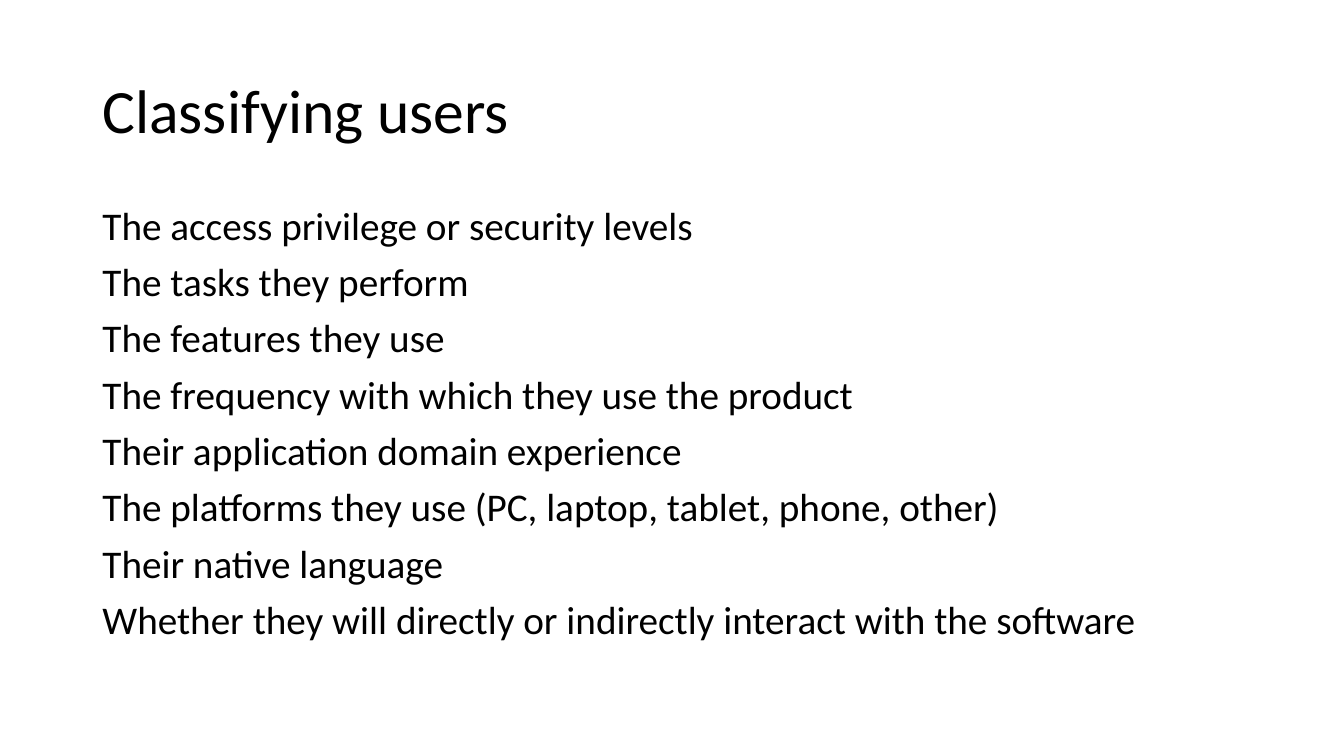
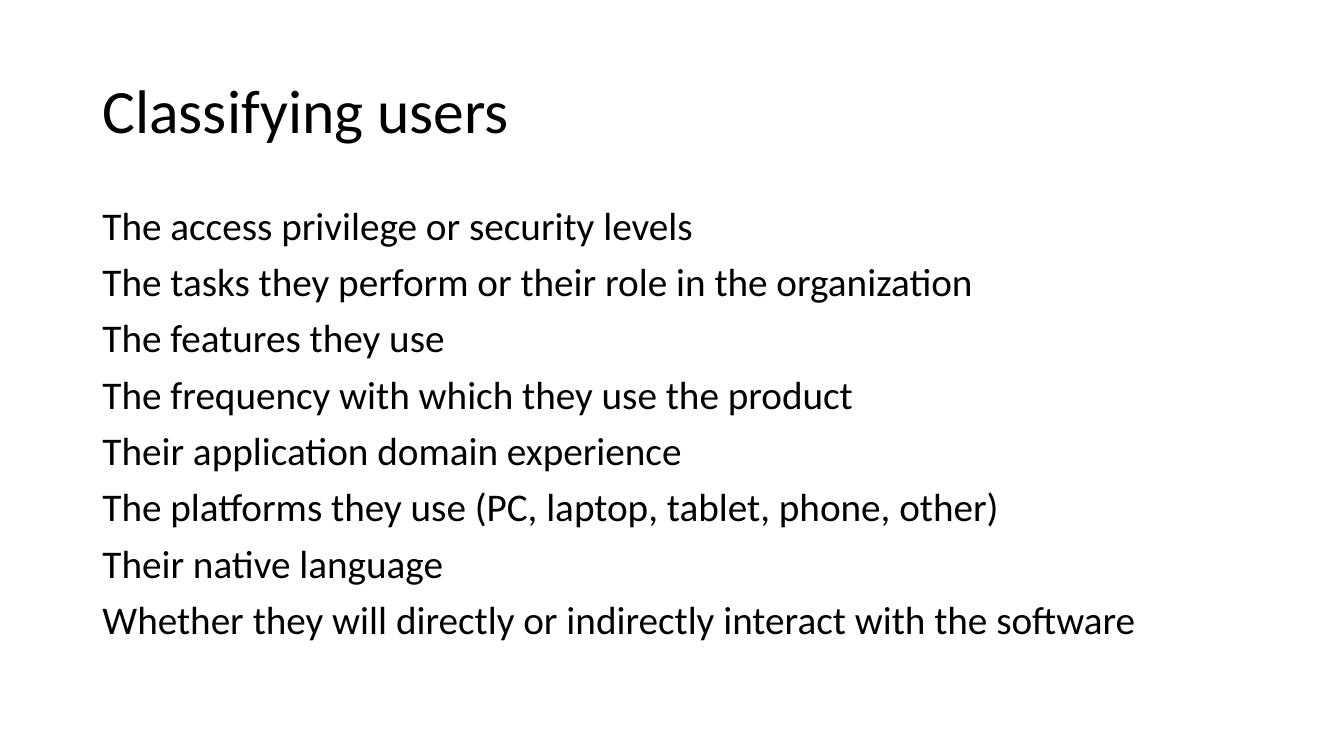
Before and after one commit to MengshanChen/SU_CPSC_5100_18FQ, a slide deck: slide 4 of lectures/Voice of the User.pptx. Drawn at 1344x756 pixels with LibreOffice and Linux fonts; fonts in the diff are those of the drawing. Boxes give left, top, right and bottom in pixels: in the first picture for what was removed or moved away, otherwise in the second. Text is boxed around its words. In the diff, an @@ line names an element or a change of style, - is before the commit and + after.

```diff
--- a/lectures/Voice of the User.pptx
+++ b/lectures/Voice of the User.pptx
@@ text at (x1=102, y1=268, x2=972, y2=303): text changed @@
-The tasks they perform
+The tasks they perform or their role in the organization
```
Also in this commit, not shown: 3 other slides changed, 28 other files.
